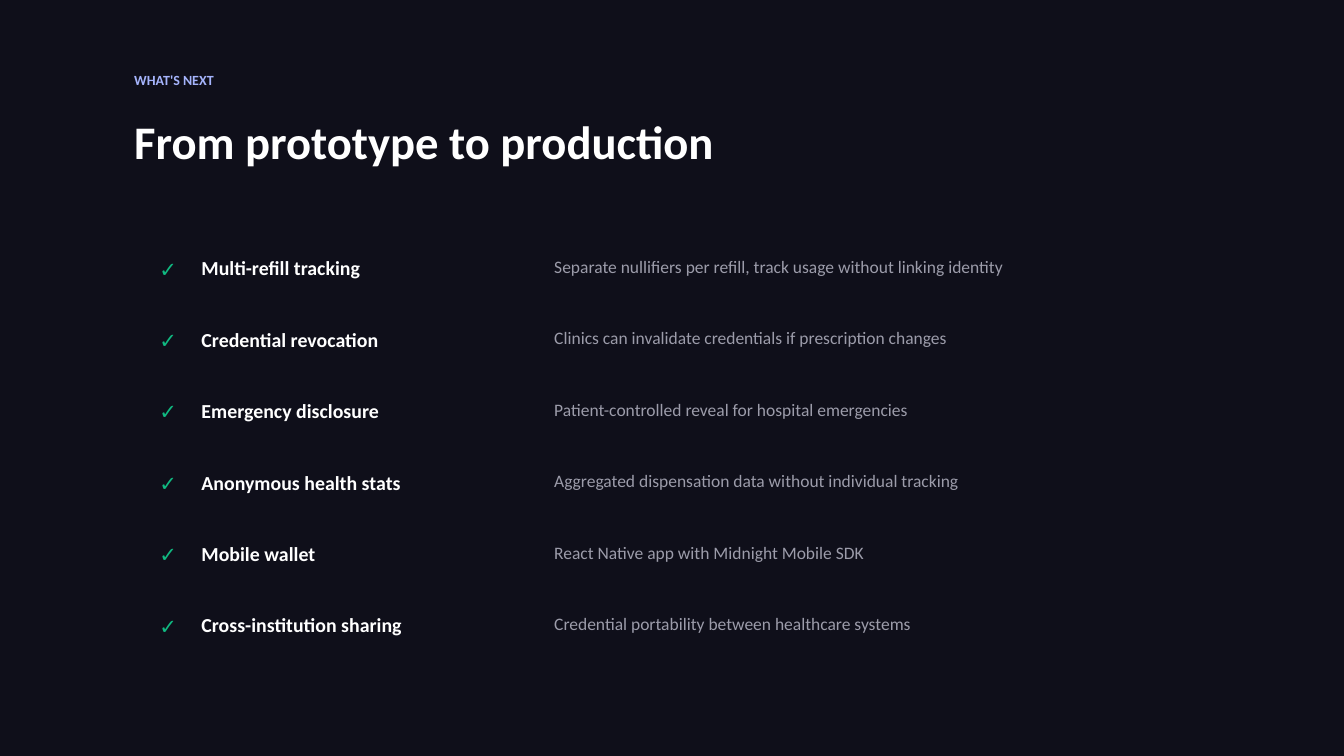
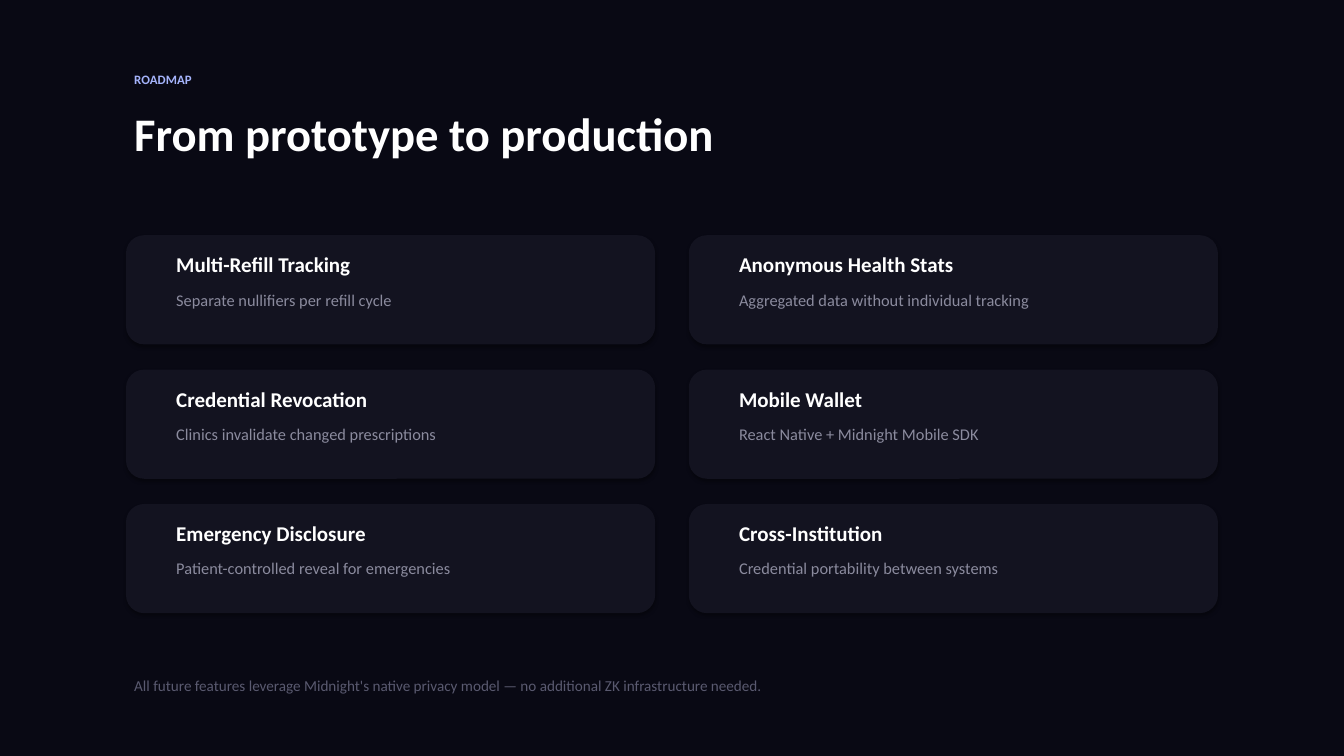
Before and after one commit to 0xNoramiya/nightrx, a slide deck: slide 13 of NightRx-Pitch-Deck.pptx (slide 11 before the commit). Drawn at 1344x756 pixels with LibreOffice and Linux fonts; fonts in the diff are those of the drawing. Boxes give left, top, right and bottom in pixels: in the first picture for what was removed or moved away, otherwise in the second. Text is boxed around its words. In the diff, an @@ line names an element or a change of style, - is before the commit and + after.

```diff
--- a/NightRx-Pitch-Deck.pptx
+++ b/NightRx-Pitch-Deck.pptx
@@ background #0F0F1A to #090914 @@
@@ text removed at (134,75,214,85) @@
-WHAT'S NEXT
@@ text added at (134,75,191,84), 11 pt, text #A5B4FC, bold @@
+ROADMAP
@@ text "From prototype to production": place and size @@
-text "From prototype to production" at (134,126,713,167)
+text "From prototype to production" at (134,118,713,159)
@@ rounded rectangle added at (126,235,655,344), fill #131320 @@
@@ rounded rectangle added at (689,235,1218,344), fill #131320 @@
@@ text removed at (151,252,176,294) @@
-✓
@@ text at (176,257,350,276): text changed; size 17 to 18 pt @@
-Multi-refill tracking
+Multi-Refill Tracking
@@ text removed at (554,261,1002,276) @@
-Separate nullifiers per refill, track usage without linking identity
@@ text at (739,257,953,276): text changed; size 17 to 18 pt @@
-Anonymous health stats
+Anonymous Health Stats
@@ text added at (176,294,392,309), 14 pt, text #8B8B9E @@
+Separate nullifiers per refill cycle
@@ text at (739,294,1029,309): text changed; size 15 to 14 pt; text colour #9C9CAA to #8B8B9E @@
-Aggregated dispensation data without individual tracking
+Aggregated data without individual tracking
@@ text removed at (151,323,176,365) @@
-✓
@@ text removed at (554,332,947,347) @@
-Clinics can invalidate credentials if prescription changes
@@ rounded rectangle added at (126,370,655,479), fill #131320 @@
@@ rounded rectangle added at (689,370,1218,479), fill #131320 @@
@@ text removed at (151,395,176,437) @@
-✓
@@ text at (176,392,368,407): text changed; size 17 to 18 pt @@
-Credential revocation
+Credential Revocation
@@ text at (739,392,862,407): text changed; size 17 to 18 pt @@
-Mobile wallet
+Mobile Wallet
@@ text added at (176,428,436,443), 14 pt, text #8B8B9E @@
+Clinics invalidate changed prescriptions
@@ text at (739,428,978,443): text changed; size 15 to 14 pt; text colour #9C9CAA to #8B8B9E @@
-React Native app with Midnight Mobile SDK
+React Native + Midnight Mobile SDK
@@ text removed at (151,466,176,508) @@
-✓
@@ rounded rectangle added at (126,504,655,613), fill #131320 @@
@@ rounded rectangle added at (689,504,1218,613), fill #131320 @@
@@ text removed at (151,538,176,580) @@
-✓
@@ text at (176,526,365,545): text changed; size 17 to 18 pt @@
-Emergency disclosure
+Emergency Disclosure
@@ text at (739,526,882,541): text changed; size 17 to 18 pt @@
-Cross-institution sharing
+Cross-Institution
@@ text at (176,562,450,577): text changed; size 15 to 14 pt; text colour #9C9CAA to #8B8B9E @@
-Patient-controlled reveal for hospital emergencies
+Patient-controlled reveal for emergencies
@@ text at (739,562,999,577): text changed; size 15 to 14 pt; text colour #9C9CAA to #8B8B9E @@
-Credential portability between healthcare systems
+Credential portability between systems
@@ text removed at (151,609,176,651) @@
-✓
@@ text added at (134,680,761,694), 13 pt, text #5A5A70 @@
+All future features leverage Midnight's native privacy model — no additional ZK infrastructure needed.
```
Also in this commit, not shown: 4 other slides changed, 9 slides added, 7 slides removed.
